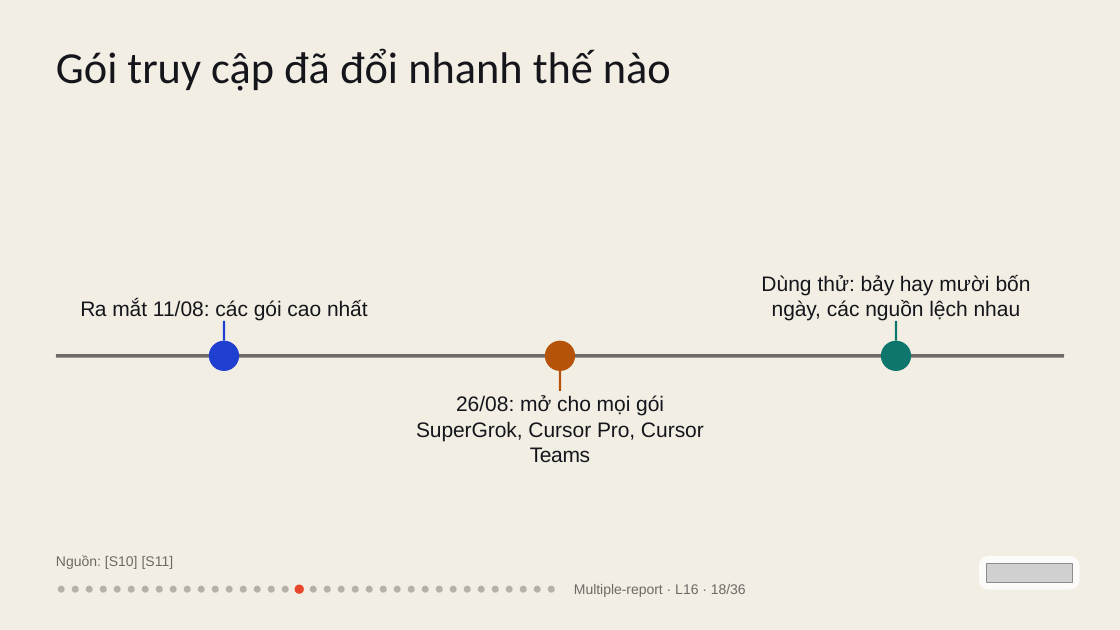
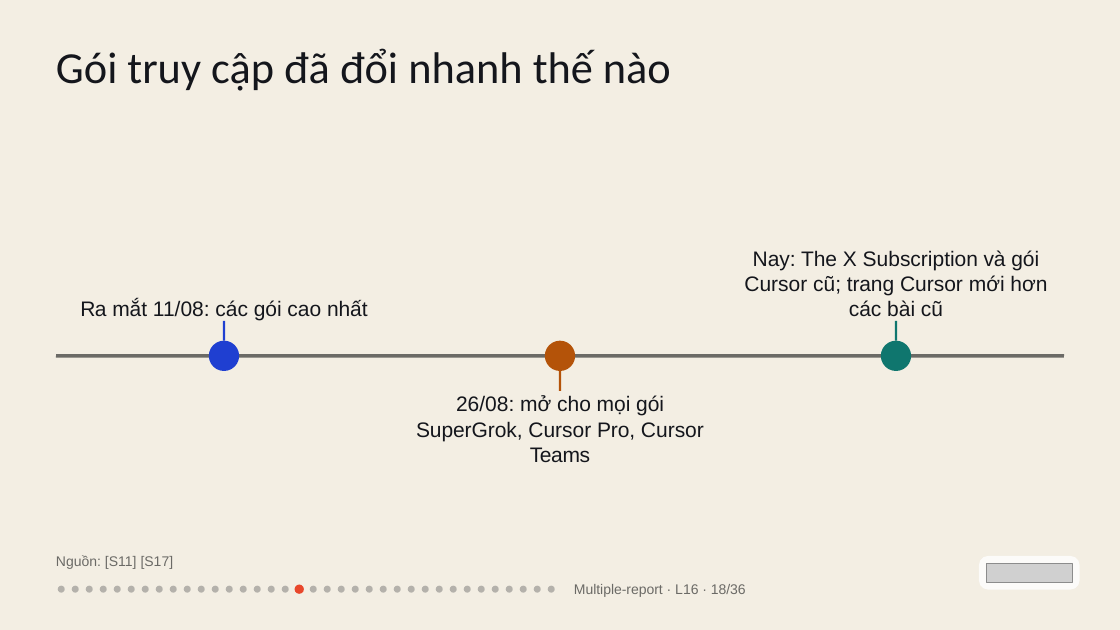
Before and after one commit to vohoailinh90/Multiple-report, a slide deck: slide 18 of lessons/L16/L16.pptx. Drawn at 1120x630 pixels with LibreOffice and Linux fonts; fonts in the diff are those of the drawing; grey boxes stand for pictures. Boxes give left, top, right and bottom in pixels: in the first picture for what was removed or moved away, otherwise in the second. Text is boxed around its words. In the diff, an @@ line names an element or a change of style, - is before the commit and + after.

```diff
--- a/lessons/L16/L16.pptx
+++ b/lessons/L16/L16.pptx
@@ text at (x1=744, y1=250, x2=1047, y2=316): text changed @@
-Dùng thử: bảy hay mười bốn ngày, các nguồn lệch nhau
+Nay: The X Subscription và gói Cursor cũ; trang Cursor mới hơn các bài cũ
@@ text at (x1=56, y1=555, x2=174, y2=569): text changed @@
-Nguồn: [S10] [S11]
+Nguồn: [S11] [S17]
```
Also in this commit, not shown: 7 other slides changed, 1 slide added, 1 slide removed, 1 other file.
